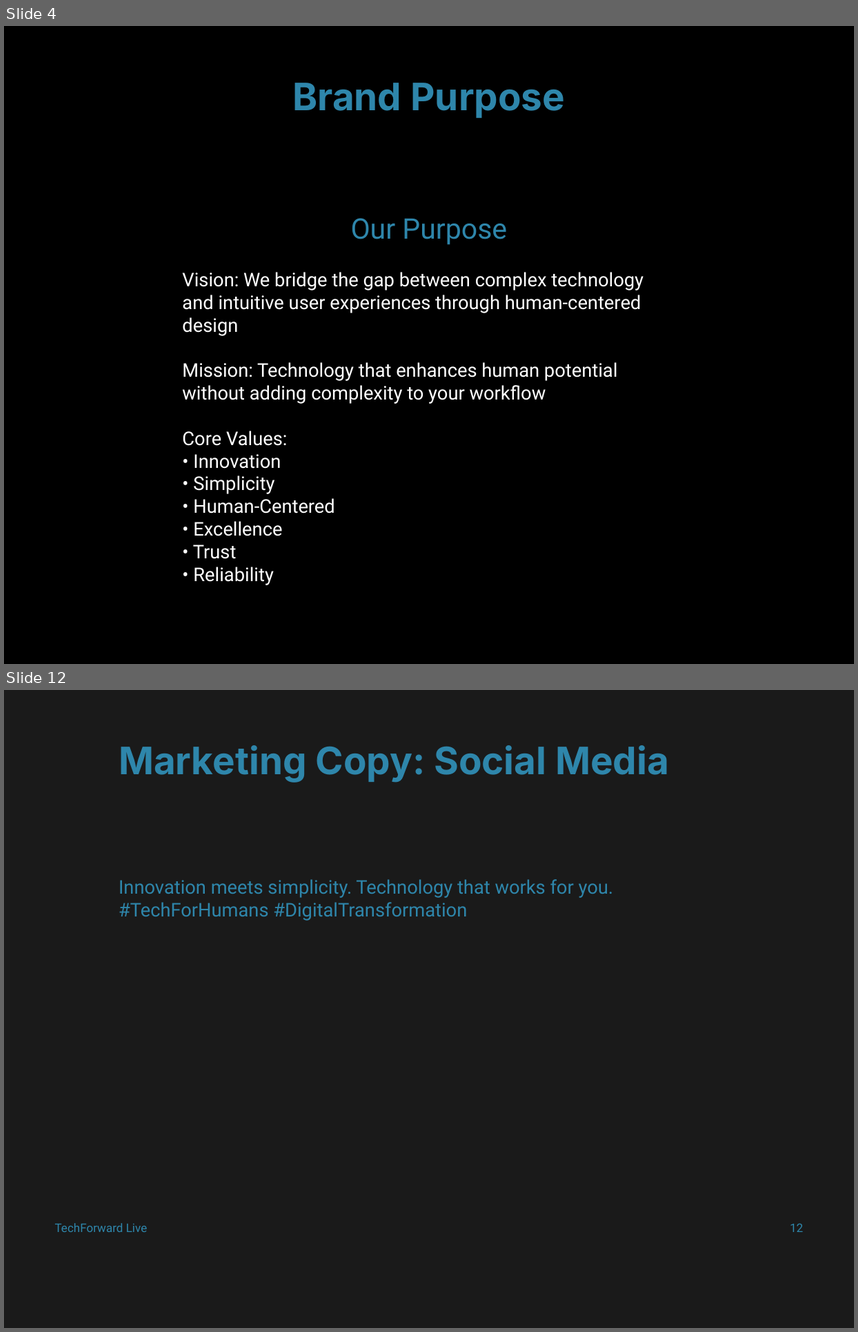
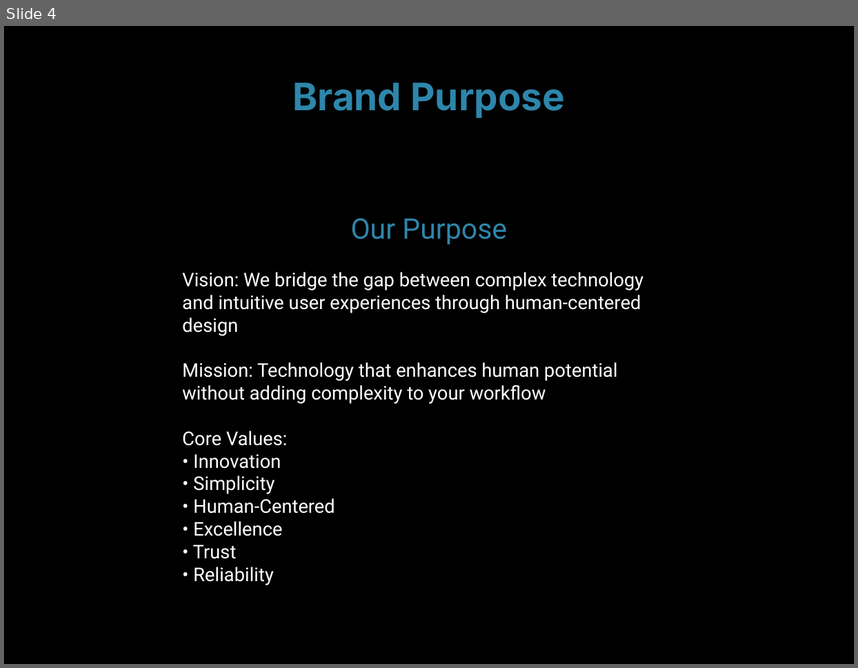
Before and after one commit to md-anas-sabah/brand_book_generator_crewai, a slide deck: output/techforward_live/techforward_live_enhanced_brand_book.pptx. Shown one above the other, each under a label of ours: slides 4 and 12 before the commit, slide 4 after it; the slides between them are not shown. The pictures are 858x1332 and 858x668 pixels, drawn with LibreOffice and Linux fonts; fonts in the diff are those of the drawing. Boxes give left, top, right and bottom in pixels: in the first picture for what was removed or moved away, otherwise in the second. Text is boxed around its words. In the diff, an @@ line names an element or a change of style, - is before the commit and + after.

```diff
--- a/output/techforward_live/techforward_live_enhanced_brand_book.pptx
+++ b/output/techforward_live/techforward_live_enhanced_brand_book.pptx
@@ slide 12 removed at (x1=4, y1=690, x2=854, y2=1328), background #FFFFFF @@
@@ rectangle removed at (x1=4, y1=690, x2=854, y2=1328) @@
@@ text removed at (x1=119, y1=745, x2=669, y2=782) @@
-Marketing Copy: Social Media
@@ text removed at (x1=119, y1=879, x2=614, y2=920) @@
-Innovation meets simplicity. Technology that works for you. #TechForHumans #DigitalTransformation
@@ text removed at (x1=55, y1=1223, x2=148, y2=1232) @@
-TechForward Live
@@ text removed at (x1=790, y1=1223, x2=803, y2=1232) @@
-12
```
Also in this commit, not shown: 5 slides changed, 5 other slides removed, 1 other file.
